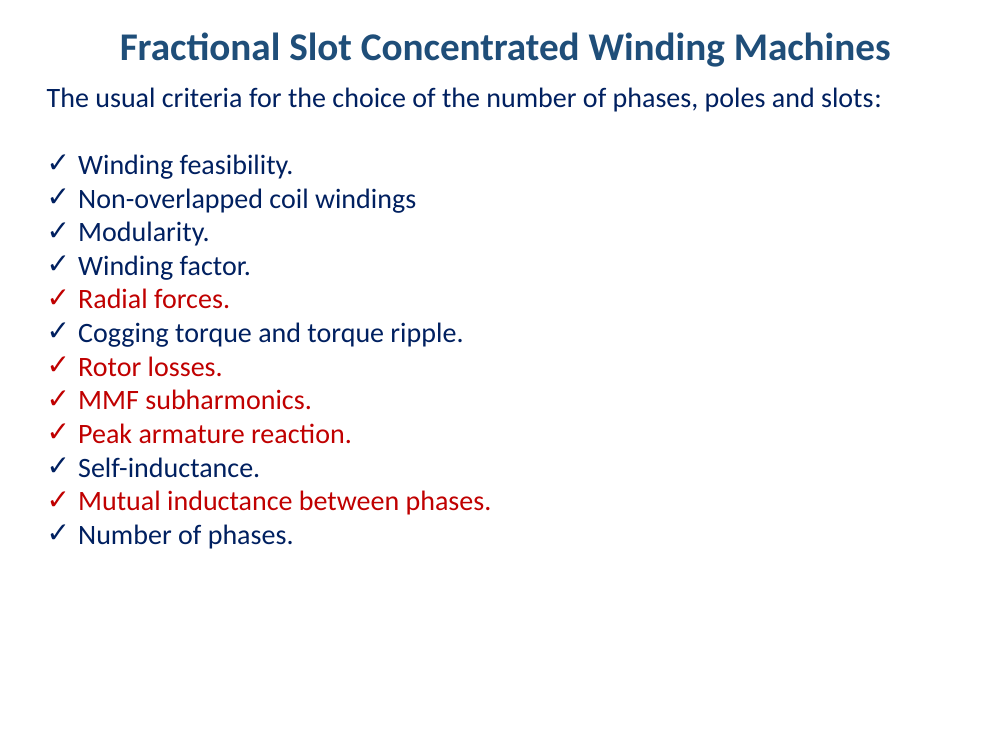
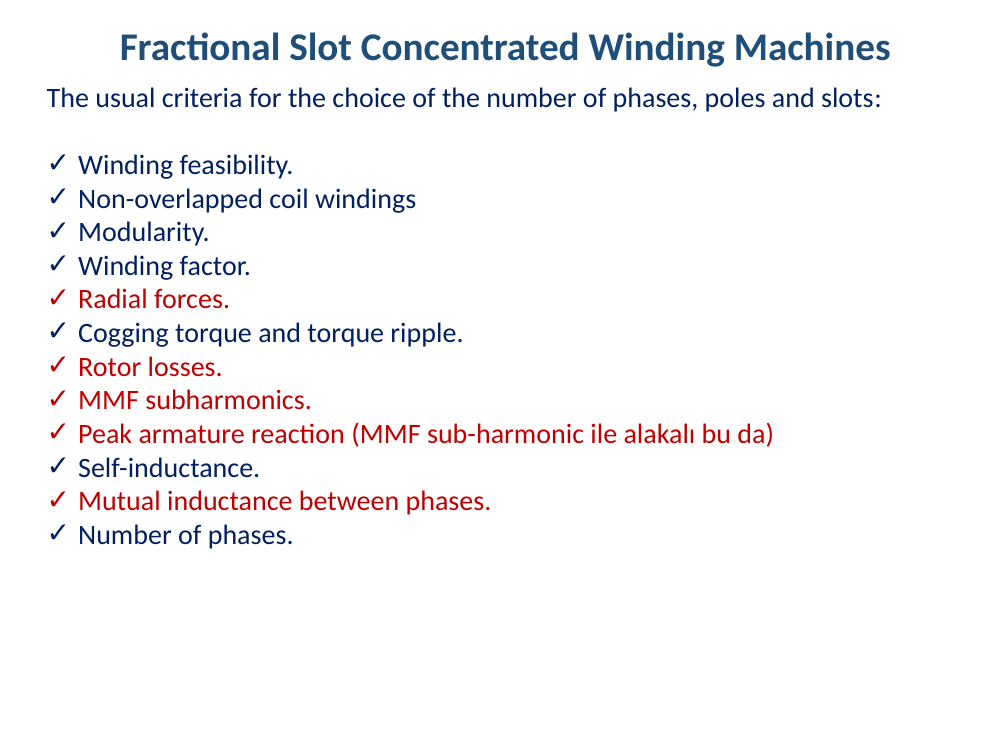
Before and after one commit to hakanpolat/IMMD, a slide deck: slide 55 of Literature/immd_ver2_research.pptx. Drawn at 1008x756 pixels with LibreOffice and Linux fonts; fonts in the diff are those of the drawing. Boxes give left, top, right and bottom in pixels: in the first picture for what was removed or moved away, otherwise in the second. Text is boxed around its words. In the diff, an @@ line names an element or a change of style, - is before the commit and + after.

```diff
--- a/Literature/immd_ver2_research.pptx
+++ b/Literature/immd_ver2_research.pptx
@@ text at bbox=[78, 422, 774, 447]: text changed @@
-✓ Peak armature reaction.
+✓ Peak armature reaction (MMF sub-harmonic ile alakalı bu da)
```
Also in this commit, not shown: 1 other slide changed, 7 slides added, 2 other files.
